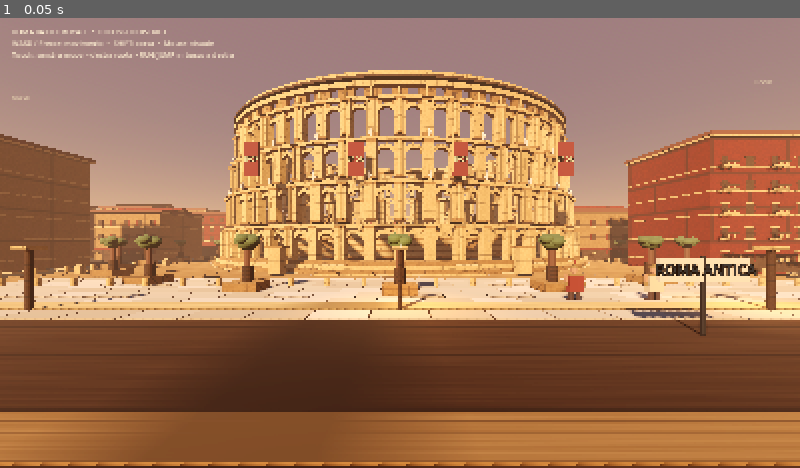
Above: before the commit, frame 1.
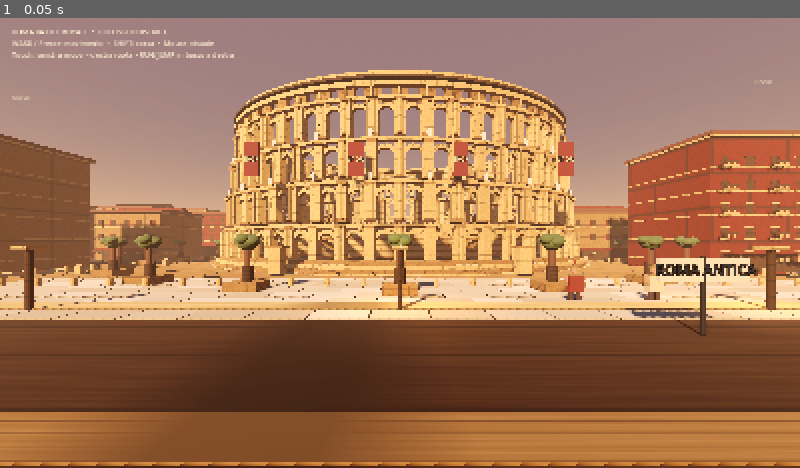
Above: after the commit, the same moment.

Repository: romabattleroyale/Roma-BRT
Game: Godot game, scene res://main.tscn
The game is run twice, just before and just after one commit, with the same random seed, the same clock (stepped at 60 frames per second) and the same inputs.
Inputs:
- Up to frame 1 (0.05 s): no input

The runs differ from the first frame. In frame 1, less than 0.1% of the frame differs, in the area x 28-72%, y 24-40%.

Commit message:
Refine ledge statues with readable torso, head and thicker arms

Diff:
--- a/quality_lab/main.gd
+++ b/quality_lab/main.gd
@@ -308,10 +308,17 @@
 			statue.look_at(base + tangent, Vector3.UP)
 			col.add_child(statue)
 			_box(statue, Vector3(0.42, 0.28, 0.42), Vector3(0, 0.14, 0), trim)
-			_box(statue, Vector3(0.24, 0.78, 0.24), Vector3(0, 0.66, 0), statue_stone)
-			_cylinder(statue, 0.14, 0.25, Vector3(0, 1.18, 0), statue_stone, 10)
+			_box(statue, Vector3(0.38, 0.82, 0.30), Vector3(0, 0.68, 0), statue_stone)
+			var statue_head := MeshInstance3D.new()
+			var statue_head_mesh := SphereMesh.new()
+			statue_head_mesh.radius = 0.15
+			statue_head_mesh.height = 0.30
+			statue_head.mesh = statue_head_mesh
+			statue_head.position = Vector3(0, 1.22, 0)
+			statue_head.material_override = statue_stone
+			statue.add_child(statue_head)
 			for side in [-1.0, 1.0]:
-				var arm := _cylinder(statue, 0.055, 0.48, Vector3(side * 0.19, 0.78, 0), statue_stone, 7)
+				var arm := _cylinder(statue, 0.075, 0.46, Vector3(side * 0.24, 0.78, 0), statue_stone, 7)
 				arm.rotation.z = -side * 0.18
 
 	# Upper attic course: solid travertine parapet with regularly spaced small openings.
